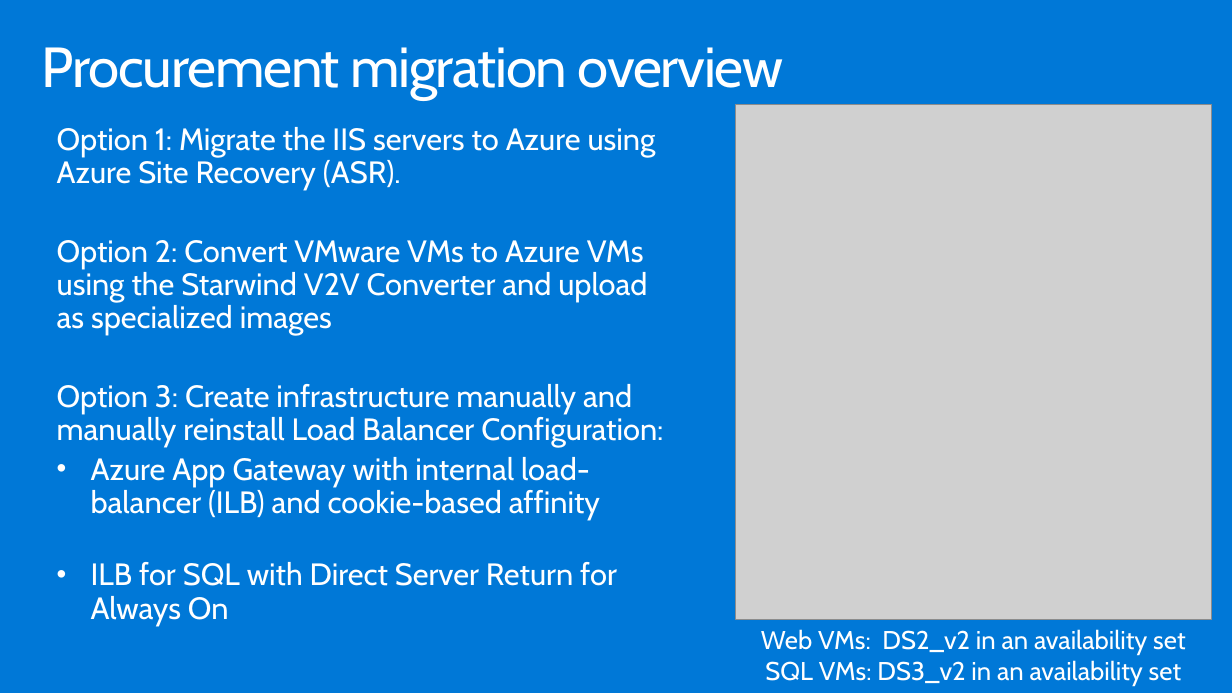
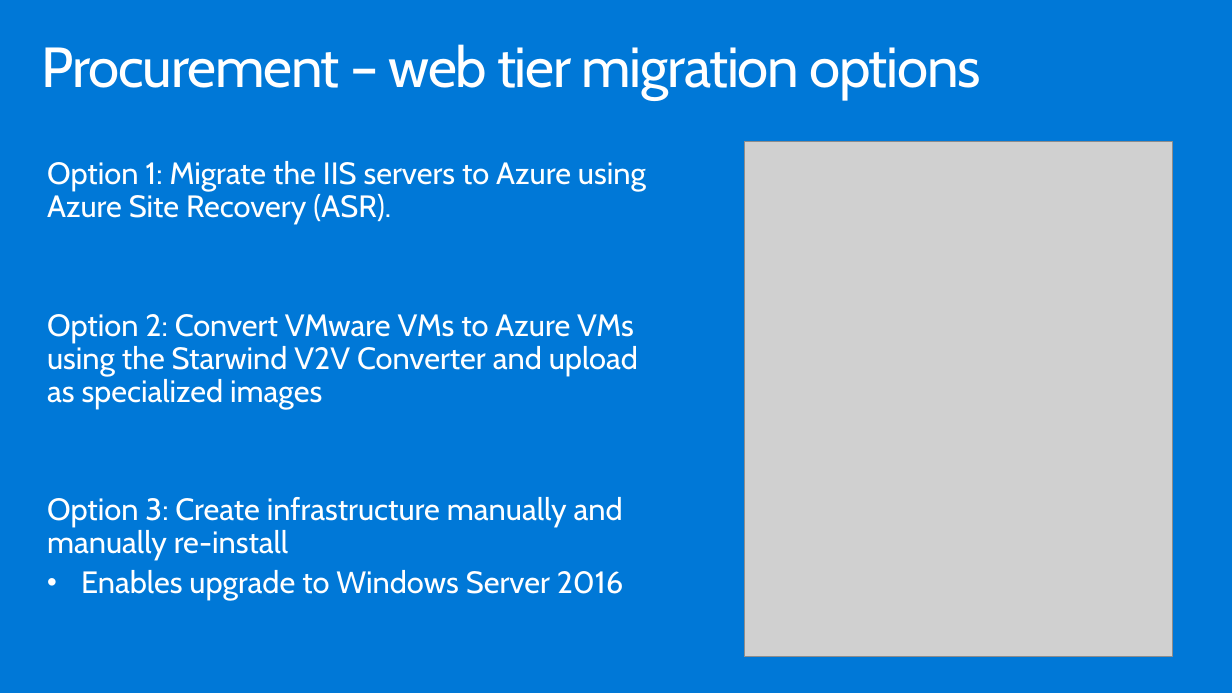
Before and after one commit to GretaLakra/Azure, a slide deck: slide 25 of WDS/Whiteboard design session trainer presentation - Lift and shift.pptx (slide 23 before the commit). Drawn at 1232x693 pixels with LibreOffice and Linux fonts; fonts in the diff are those of the drawing; grey boxes stand for pictures. Boxes give left, top, right and bottom in pixels: in the first picture for what was removed or moved away, otherwise in the second. Text is boxed around its words. In the diff, an @@ line names an element or a change of style, - is before the commit and + after.

```diff
--- a/WDS/Whiteboard design session trainer presentation - Lift and shift.pptx
+++ b/WDS/Whiteboard design session trainer presentation - Lift and shift.pptx
@@ title at [42, 44, 981, 100]: text changed @@
-Procurement migration overview
+Procurement – web tier migration options
@@ text "Option 1: Migrate the IIS ...": place and size @@
-text "Option 1: Migrate the IIS ..." at [57, 127, 663, 625]
+text "Option 1: Migrate the IIS ..." at [47, 161, 646, 600]
@@ picture: place and size @@
-picture at [736, 104, 1211, 620]
+picture at [744, 141, 1172, 657]
@@ text at [47, 497, 624, 600]: text changed @@
-Option 3: Create infrastructure manually and manually reinstall Load Balancer Configuration:
-• Azure App Gateway with internal load-balancer (ILB) and cookie-based affinity
-• ILB for SQL with Direct Server Return for Always On
+Option 3: Create infrastructure manually and manually re-install
+• Enables upgrade to Windows Server 2016
@@ text removed at [761, 629, 1185, 686] @@
-Web VMs: DS2_v2 in an availability set
-SQL VMs: DS3_v2 in an availability set
```
Also in this commit, not shown: 18 other slides changed, 9 slides added, 7 slides removed, 32 other files.
